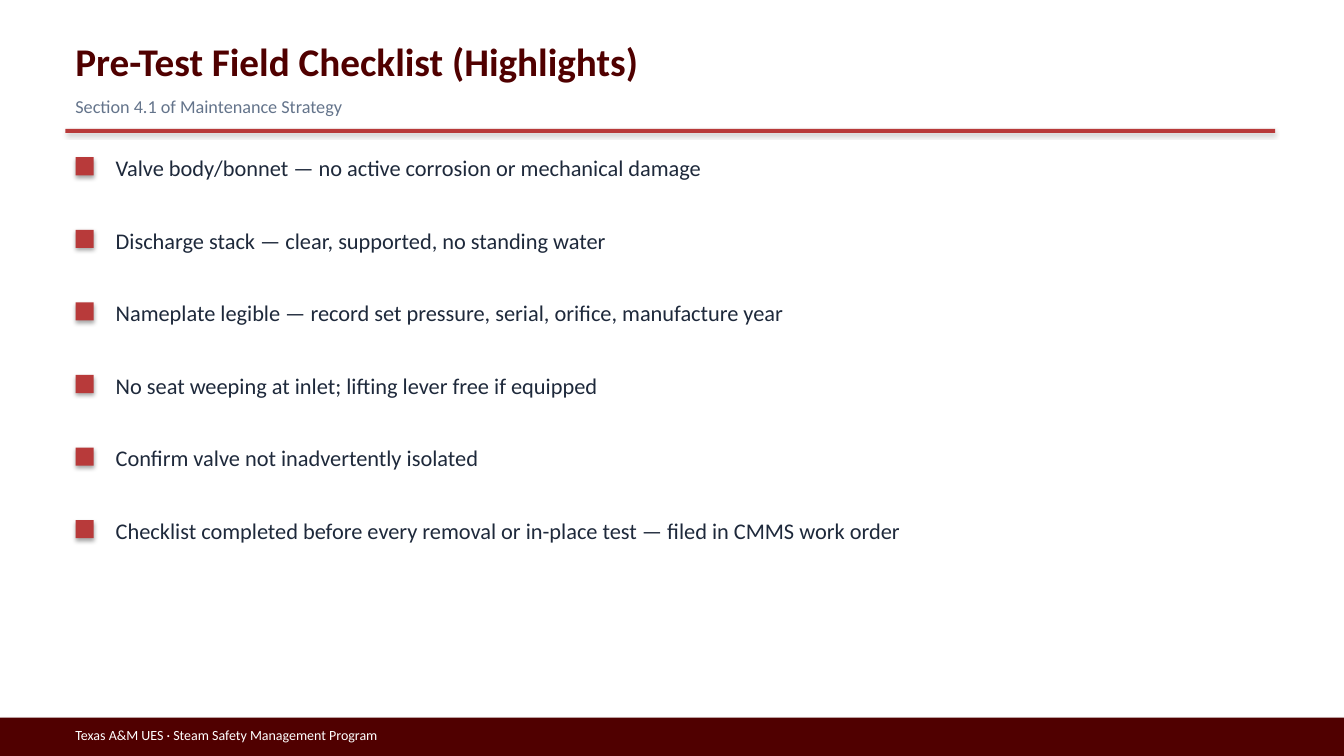
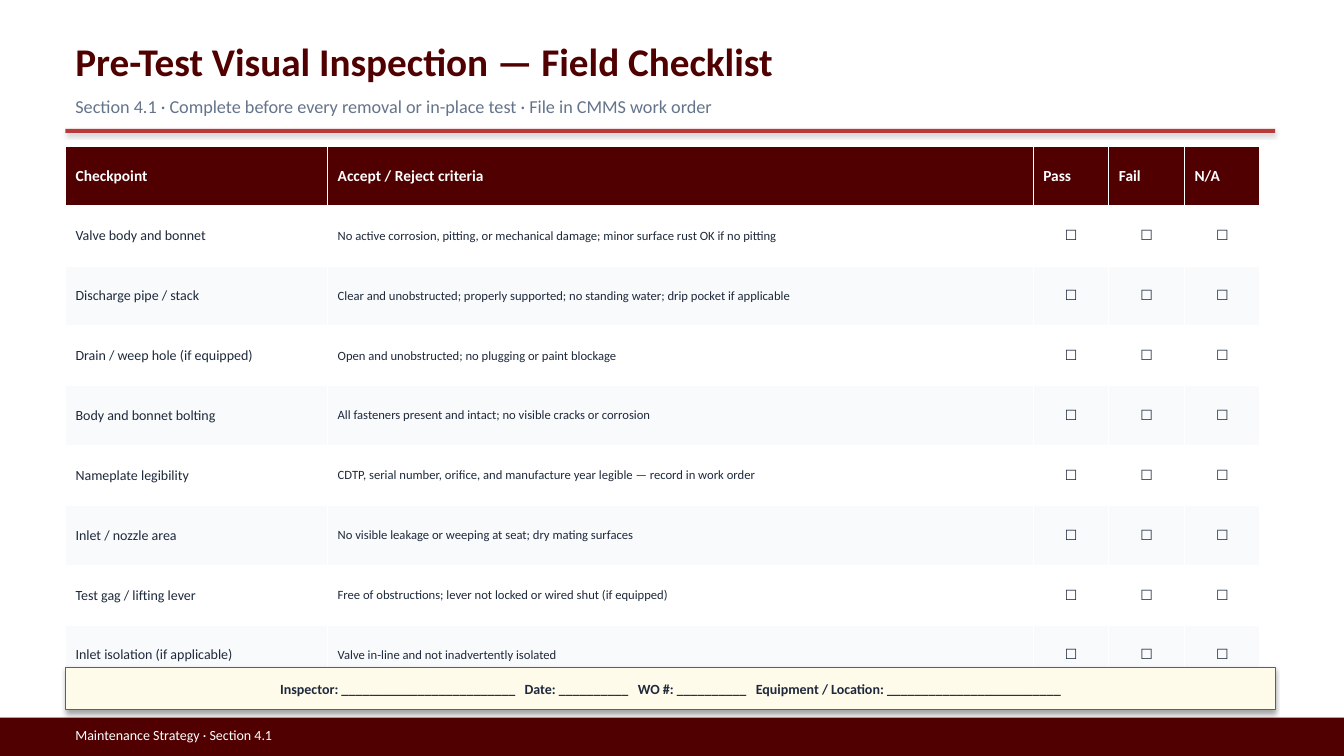
Before and after one commit to stavan12-a11y/PSV-Compliance-Tracking-Dashboard, a slide deck: slide 19 of docs/presentation/UES-Steam-Safety-Program.pptx. Drawn at 1344x756 pixels with LibreOffice and Linux fonts; fonts in the diff are those of the drawing. Boxes give left, top, right and bottom in pixels: in the first picture for what was removed or moved away, otherwise in the second. Text is boxed around its words. In the diff, an @@ line names an element or a change of style, - is before the commit and + after.

```diff
--- a/docs/presentation/UES-Steam-Safety-Program.pptx
+++ b/docs/presentation/UES-Steam-Safety-Program.pptx
@@ text at (75,48,773,82): text changed @@
-Pre-Test Field Checklist (Highlights)
+Pre-Test Visual Inspection — Field Checklist
@@ text at (75,100,712,116): text changed; size 16 to 13 pt; text colour #1E293B to #64748B @@
-Checklist completed before every removal or in-place test — filed in CMMS work order
+Section 4.1 · Complete before every removal or in-place test · File in CMMS work order
@@ text removed at (75,100,342,116) @@
-Section 4.1 of Maintenance Strategy
@@ table added at (66,146,1260,686), 9 rows, 5 columns @@
+Checkpoint | Accept / Reject criteria | Pass | Fail | N/A
+Valve body and bonnet | No active corrosion, pitting, or mechanical damage; minor surface rust OK if no pitting | ☐ | ☐ | ☐
+Discharge pipe / stack | Clear and unobstructed; properly supported; no standing water; drip pocket if applicable | ☐ | ☐ | ☐
+Drain / weep hole (if equipped) | Open and unobstructed; no plugging or paint blockage | ☐ | ☐ | ☐
+Body and bonnet bolting | All fasteners present and intact; no visible cracks or corrosion | ☐ | ☐ | ☐
+Nameplate legibility | CDTP, serial number, orifice, and manufacture year legible — record in work order | ☐ | ☐ | ☐
+Inlet / nozzle area | No visible leakage or weeping at seat; dry mating surfaces | ☐ | ☐ | ☐
+Test gag / lifting lever | Free of obstructions; lever not locked or wired shut (if equipped) | ☐ | ☐ | ☐
+Inlet isolation (if applicable) | Valve in-line and not inadvertently isolated | ☐ | ☐ | ☐
@@ rectangle removed at (76,157,94,175) @@
@@ text removed at (116,160,700,180) @@
-Valve body/bonnet — no active corrosion or mechanical damage
@@ rectangle removed at (76,230,94,248) @@
@@ text removed at (116,233,605,253) @@
-Discharge stack — clear, supported, no standing water
@@ rectangle removed at (76,302,94,321) @@
@@ text removed at (116,305,782,325) @@
-Nameplate legible — record set pressure, serial, orifice, manufacture year
@@ rectangle removed at (76,375,94,393) @@
@@ text removed at (116,378,597,398) @@
-No seat weeping at inlet; lifting lever free if equipped
@@ rectangle removed at (76,448,94,466) @@
@@ text removed at (116,450,478,470) @@
-Confirm valve not inadvertently isolated
@@ rectangle removed at (76,520,94,538) @@
@@ rectangle added at (66,667,1275,710), fill #FFFBEB, outline #B83A3A 0.75 pt, 10 pt, text #1E293B, bold @@
+Inspector: _________________________ Date: __________ WO #: __________ Equipment / Location: _________________________
@@ text at (75,730,272,743): text changed @@
-Texas A&M UES · Steam Safety Management Program
+Maintenance Strategy · Section 4.1
```
Also in this commit, not shown: 1 other file.
